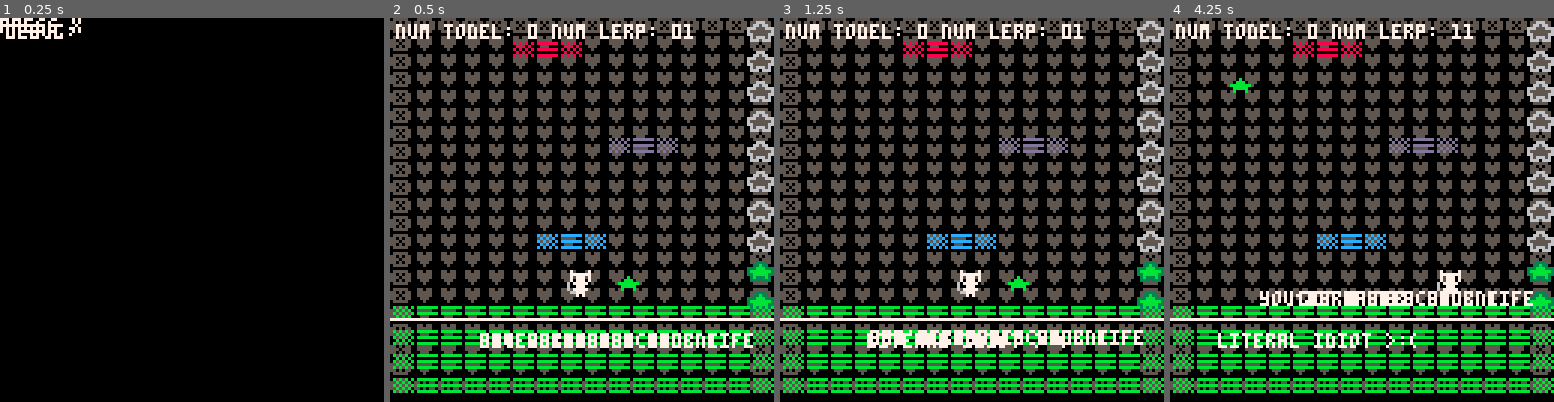
Above: before the commit, frames 1-4 (left to right).
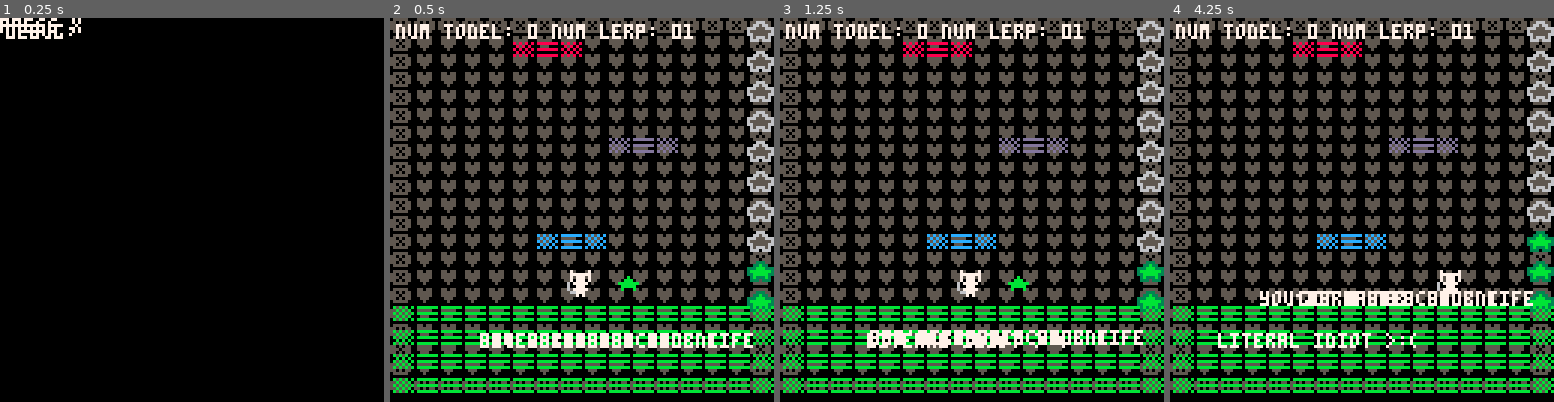
Above: after the commit, the same moments.

Repository: hypercube143/picoasciijam2026
Game: PICO-8 cartridge picoasciijam2016.p8
Same seed, same stepped clock (60 frames per second), same inputs: the game is played once before the commit and once after it.
Inputs:
- Up to frame 1 (0.25 s): no input
- Up to frame 2 (0.5 s): tap X (X key) at 0.33 s
- Up to frame 3 (1.25 s): tap X (X key) at 1.07 s
- Up to frame 4 (4.25 s): hold Right 1.6-2.1 s; tap X (X key) at 1.85, 2.97, 4.08 s; hold Up 2.15-2.42 s; hold Right 2.47-3.03 s; hold Left 3.08-3.58 s; hold Down 3.63-3.97 s; hold Right from 4.02 s (still down)

Frame 1 is identical in both runs. In frame 2, 0.8% of the frame differs, in the area x 0-100%, y 78-79%; in frame 3, 0.8%; in frame 4, 1.2%, in the area x 0-100%, y 1-79%.

Commit message:
weed lerp to bar works

Diff:
--- a/picoasciijam2016.p8
+++ b/picoasciijam2016.p8
@@ -262,23 +262,19 @@
 
 toDelete = {}
 function updateLerpingWeeds()
-
-    -- will be valu in bar:
-    tempWeed = weed(20, 20)
-    barWorldY = getCoYFromPlayerWorldY(tempWeed)
-    goalX = 20
-    goalY = barWorldY
-
+    barWorldX, barWorldY = unpack(bar.getNextEmptySlotXY())
     toDelete = {}
     if #lerpingWeeds > 0 then
         for w in all(lerpingWeeds) do
-             w.x = lerp(w.x, 20, 0.2)
+             w.x = lerp(w.x, barWorldX, 0.2)
              w.y = lerp(w.y, barWorldY, 0.2)
-             if w.x == goalX and w.y == goalY then
-                --add(toDelete, w)
-                w.y = -420
+            local dist = 0.5
+            if abs(w.x - barWorldX) < dist and abs(w.y - barWorldY) < dist then
+                w.x = barWorldX
+                w.y = barWorldY
+                add(toDelete, w)
                 bar.increaseHighness()
-             end
+            end
         end
    end
    for d in all(toDelete) do del(lerpingWeeds, d) end
@@ -288,8 +284,9 @@
 function drawLerpingWeeds()
     if #lerpingWeeds > 0 then
         for w in all(lerpingWeeds) do
-            worldY = getCoYFromPlayerWorldY(w)
-            w.draw(w.x, worldY)
+            -- worldY = getCoYFromPlayerWorldY(w)
+            -- w.draw(w.x, worldY)
+            w.draw(w.x, w.y)
         end
    end
    debug = "num todel: " .. #toDelete .. " num lerp: " .. #lerpingWeeds
@@ -420,7 +417,9 @@
 
 
                     --startLerpingWeed()
-                    if #lerpingWeeds <1 then add(lerpingWeeds, weed(collidable.x, collidable.y)) end -- why am i getting 10 ir 11 in this tbale uhhh
+                    local screenY = getCoYFromPlayerWorldY(collidable)
+                    local w = weed(collidable.x, screenY)
+                    if #lerpingWeeds <1 then add(lerpingWeeds, w) end -- why am i getting 10 ir 11 in this tbale uhhh
                     --del(entities, collidable)
                     collidable.y = -420
 
@@ -639,7 +638,7 @@
 
 -- global thought cloud vars
 MIN_DIST_FROM_PLAYER = 20
-
+MAX_DIST_FROM_PLAYER = MIN_DIST_FROM_PLAYER + 25
 function initThoughts()
     local y = MIN_DIST_FROM_PLAYER + 5
     return {
@@ -679,7 +678,7 @@
 
             if thot.co.y -1 <= (p.y + MIN_DIST_FROM_PLAYER) then
                 thot.shiftY = flr(rnd(2))
-            elseif thot.co.y +1 >= 120 then
+            elseif thot.co.y +1 >= (p.y + MAX_DIST_FROM_PLAYER) then
                 thot.shiftY = -1 + flr(rnd(2))
             else
                 thot.shiftY = -1 + flr(rnd(3))
@@ -693,7 +692,10 @@
 end
 
 function drawThoughts()
-    line(0, p.y + MIN_DIST_FROM_PLAYER, 128, p.y + MIN_DIST_FROM_PLAYER, 7)
+    -- linw of top and bot of thoughts:
+    -- line(0, p.y + MIN_DIST_FROM_PLAYER, 128, p.y + MIN_DIST_FROM_PLAYER, 7)
+    -- line(0, p.y + MAX_DIST_FROM_PLAYER, 128, p.y + MAX_DIST_FROM_PLAYER, 9)
+
     for t in all(thoughts) do
         t.co.draw(t.co.x, t.co.y)
     end
@@ -728,6 +730,13 @@
             if bar.level < bar.max_level then
                 bar.level += 1
             end
+        end,
+
+        getNextEmptySlotXY= function()
+            local numEmpty = bar.max_level - bar.level
+            local x = bar.x + 1
+            local y = bar.y + 2 + (numEmpty-1) * 10 -- maybe not 10? but thats the pad above
+            return {x, y}
         end
 
     }
